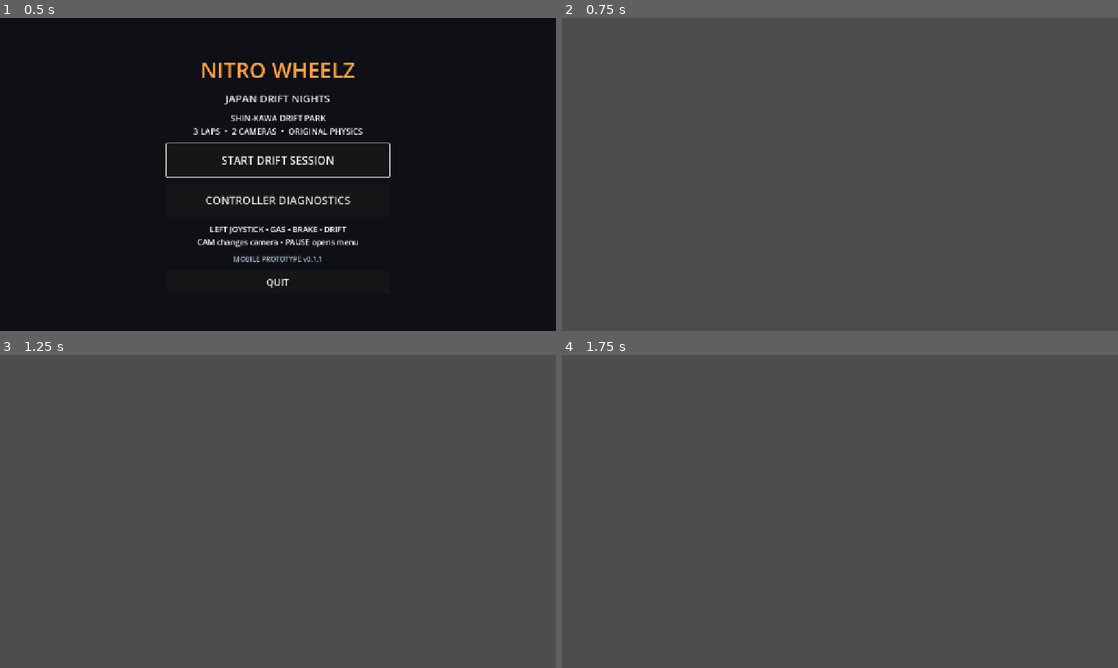
Above: before the commit, frames 1-4 (two rows, left to right).
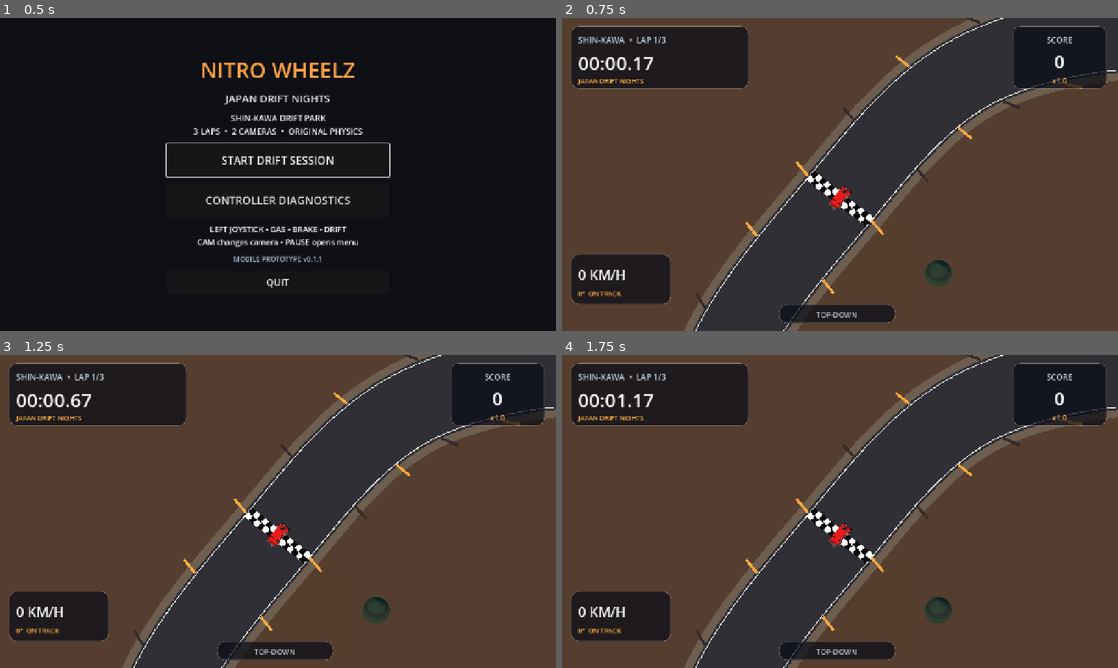
Above: after the commit, the same moments.

Repository: karllondor/Nitro-Wheelz-
Game: Godot game, scene res://scenes/boot.tscn
Same seed, same stepped clock (60 frames per second), same inputs: the game is played once before the commit and once after it.
Inputs (mouse positions are in pixels of both pictures, inside the frame that each line leads up to):
- Up to frame 1 (0.5 s): no input
- Up to frame 2 (0.75 s): click "START DRIFT SESSION" at 0.5 s
- Up to frame 3 (1.25 s): no input
- Up to frame 4 (1.75 s): tap Enter at 1.25 s; move the mouse to (962, 495) at 1.27 s; hold D (move_right) from 1.28 s (still down); hold Space (action_primary) from 1.28 s (still down); click (962, 495) at 1.42 s

Frame 1 is identical in both runs. In frame 2, 99% of the frame differs, in the area x 0-100%, y 0-100%; in frame 3, 99%; in frame 4, 99%.
Error before the commit: Parse Error: Identifier "overhead_target" not declared in the current scope. (res://scripts/race/race.gd:247)

Commit message:
fix: restore actual Godot camera property and target lines after comments

Diff:
--- a/game/scripts/race/race.gd
+++ b/game/scripts/race/race.gd
@@ -242,8 +242,10 @@
     var forward_dir: Vector2 = model.forward()
     var f: Vector3 = Vector3(forward_dir.x,0.0,forward_dir.y)
     var portrait: bool = get_viewport().get_visible_rect().size.y > get_viewport().get_visible_rect().size.x
-    # Wider scene coverage on phones: more road visible before each corner.\n    overhead.size = 78.0 if portrait else 62.0
-    # Fixed north-up orientation; never rotate the top-down camera as the car yaws.\n    var overhead_target: Vector3 = car_position + Vector3(0,74,15)
+    # Wider scene coverage on phones: more road visible before each corner.
+    overhead.size = 78.0 if portrait else 62.0
+    # Fixed north-up orientation; never rotate the top-down camera as the car yaws.
+    var overhead_target: Vector3 = car_position + Vector3(0,74,15)
     overhead.position = overhead.position.lerp(overhead_target,clampf(delta*7.0,0.0,1.0))
     overhead.look_at(car_position + Vector3(0,0,-5.0),Vector3(0,0,-1))
     var chase_target: Vector3 = car_position-f*15.0+Vector3(0,6.5,0)
